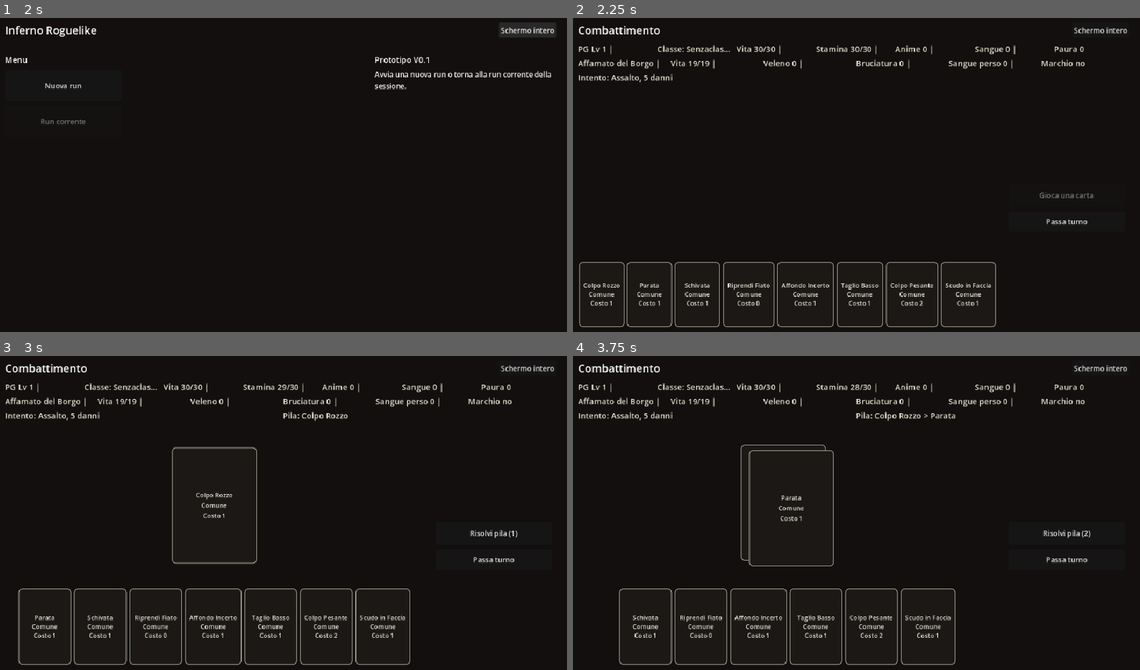
Above: before the commit, frames 1-4 (two rows, left to right).
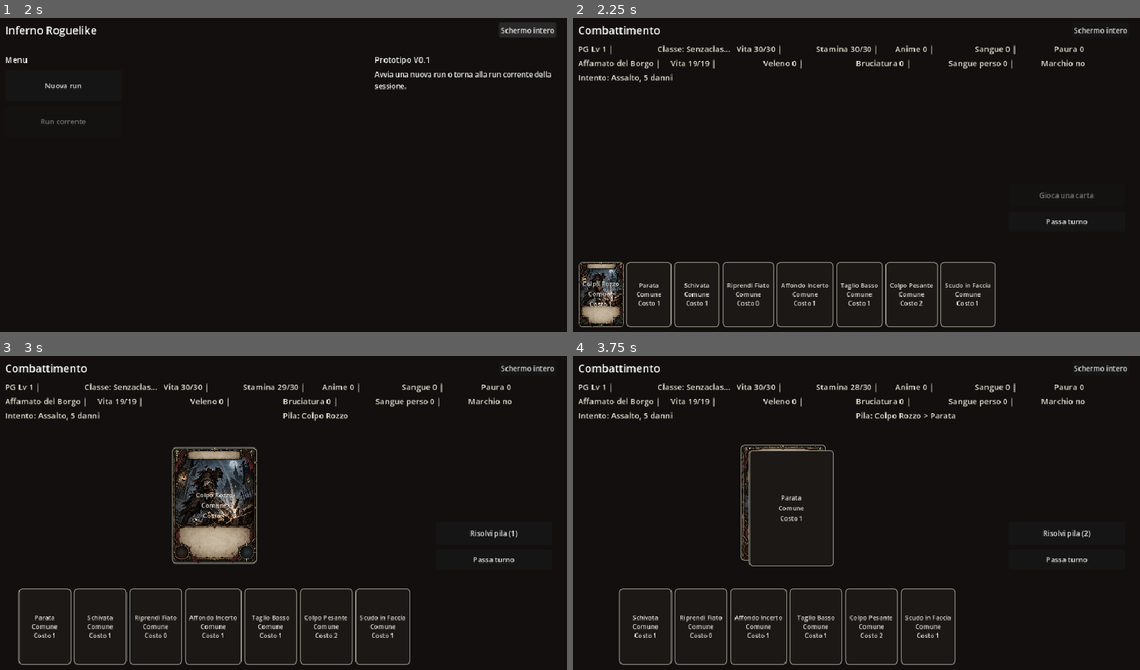
Above: after the commit, the same moments.

Repository: Chivas1504/Gioco
Game: Godot game, scene res://scenes/main.tscn
Same seed, same stepped clock (60 frames per second), same inputs: the game is played once before the commit and once after it.
Inputs:
- Up to frame 1 (2 s): click "Schermo intero" at 0.5 s; click "Finestra" at 1.25 s
- Up to frame 2 (2.25 s): click "Nuova run" at 2 s
- Up to frame 3 (3 s): click "Colpo Rozzo Comune Costo 1" at 2.75 s
- Up to frame 4 (3.75 s): click "Parata Comune Costo 1" at 3.5 s

Frame 1 is identical in both runs. In frame 2, 2.7% of the frame differs, in the area x 1-75%, y 77-99%; in frame 3, 3.1%, in the area x 30-46%, y 29-67%; in frame 4, 0.3%.

Commit message:
Collega asset Colpo Rozzo alle carte

Diff:
--- a/scripts/data/game_database.gd
+++ b/scripts/data/game_database.gd
@@ -77,6 +77,7 @@
 		"class_id": CardRules.CLASS_NEUTRAL,
 		"rarity": CardRules.RARITY_COMMON,
 		"cost": 1,
+		"art_path": "res://assets/cards/colpo_rozzo_test.png",
 		"effect_text": "Infliggi 3 danni.",
 		"effects": {"damage": 3, "damage_per_level": 1},
 	},
--- a/scripts/main.gd
+++ b/scripts/main.gd
@@ -553,10 +553,10 @@
 		button.size = hand_card_size
 		button.size_flags_horizontal = Control.SIZE_SHRINK_CENTER
 		button.pivot_offset = Vector2(hand_card_size.x / 2.0, hand_card_size.y)
-		button.text = _get_hand_card_display_text(card_id, cost)
 		button.tooltip_text = "Classe: %s" % _get_class_display_text(String(card.get("class_id", CardRules.CLASS_NEUTRAL)))
 		button.disabled = not combat_state.can_play_card(card_id)
 		_apply_card_button_style(button, card)
+		_add_card_button_content(button, card_id, _get_hand_card_display_text(card_id, cost), Color(0.92, 0.90, 0.86), 14)
 		button.mouse_entered.connect(_on_hand_card_mouse_entered.bind(card_id, button))
 		button.mouse_exited.connect(_on_hand_card_mouse_exited.bind(button))
 		button.pressed.connect(_on_card_pressed.bind(card_id))
@@ -601,6 +601,7 @@
 			var card = GameDatabase.get_card(card_id)
 			stack_card.tooltip_text = _get_card_display_text(card_id, "in pila", "Pronta")
 			_apply_card_panel_style(stack_card, card)
+			_add_card_art_layer(stack_card, card)
 			_add_stack_card_label(stack_card, _get_stack_player_card_display_text(card_id), Color(0.92, 0.90, 0.86))
 		stack_card.mouse_entered.connect(_on_stack_card_mouse_entered.bind(entry, stack_card))
 		stack_card.mouse_exited.connect(_on_stack_card_mouse_exited.bind(stack_card, index))
@@ -709,9 +710,9 @@
 		reward_button.size = Vector2(CARD_WIDTH, CARD_HEIGHT)
 		reward_button.size_flags_horizontal = Control.SIZE_SHRINK_CENTER
 		reward_button.size_flags_vertical = Control.SIZE_SHRINK_CENTER
-		reward_button.text = _get_card_display_text(card_id, "ricompensa", "Scegli")
 		reward_button.disabled = reward_card_claimed
 		_apply_card_button_style(reward_button, card)
+		_add_card_button_content(reward_button, card_id, _get_card_display_text(card_id, "ricompensa", "Scegli"), Color(0.92, 0.90, 0.86), 14)
 		reward_button.pressed.connect(_on_reward_card_pressed.bind(card_id))
 		reward_grid.add_child(reward_button)
 
@@ -813,7 +814,7 @@
 		card_button.size = Vector2(SHOP_CARD_WIDTH, SHOP_CARD_HEIGHT)
 		card_button.disabled = run_state.get_material("anime") < cost or run_state.collection.size() >= CardRules.COLLECTION_MAX
 		_apply_card_button_style(card_button, card)
-		_add_fixed_card_label(card_button, _get_card_display_text(card_id, "%d anime" % cost, "Compra"), Color(0.92, 0.90, 0.86), 12)
+		_add_card_button_content(card_button, card_id, _get_card_display_text(card_id, "%d anime" % cost, "Compra"), Color(0.92, 0.90, 0.86), 12)
 		card_button.pressed.connect(_on_shop_card_buy_pressed.bind(card_id))
 		grid.add_child(card_button)
 
@@ -1062,9 +1063,9 @@
 		var level_button = Button.new()
 		level_button.custom_minimum_size = Vector2(CARD_WIDTH, CARD_HEIGHT)
 		level_button.size_flags_horizontal = Control.SIZE_SHRINK_CENTER
-		level_button.text = _get_card_display_text(card_id, "a +%d" % (run_state.get_card_level(card_id) + 1), "Potenzia")
 		level_button.disabled = run_state.get_material("anime") < run_state.next_level_cost()
 		_apply_card_button_style(level_button, card)
+		_add_card_button_content(level_button, card_id, _get_card_display_text(card_id, "a +%d" % (run_state.get_card_level(card_id) + 1), "Potenzia"), Color(0.92, 0.90, 0.86), 14)
 		level_button.pressed.connect(_on_level_popup_card_pressed.bind(card_id))
 		grid.add_child(level_button)
 
@@ -1365,6 +1366,37 @@
 	_add_fixed_card_label(panel, text, color, 14)
 
 
+func _add_card_button_content(button: Button, card_id: String, text: String, color: Color, font_size: int) -> void:
+	var card: Dictionary = GameDatabase.get_card(card_id)
+	if _add_card_art_layer(button, card):
+		button.text = ""
+	else:
+		button.text = text
+		return
+	_add_fixed_card_label(button, text, color, font_size)
+
+
+func _add_card_art_layer(parent: Control, card: Dictionary) -> bool:
+	var art_path: String = String(card.get("art_path", ""))
+	if art_path.is_empty():
+		return false
+	var texture: Texture2D = load(art_path) as Texture2D
+	if texture == null:
+		return false
+	var art: TextureRect = TextureRect.new()
+	art.set_anchors_preset(Control.PRESET_FULL_RECT)
+	art.offset_left = 0
+	art.offset_top = 0
+	art.offset_right = 0
+	art.offset_bottom = 0
+	art.texture = texture
+	art.expand_mode = TextureRect.EXPAND_IGNORE_SIZE
+	art.stretch_mode = TextureRect.STRETCH_SCALE
+	art.mouse_filter = Control.MOUSE_FILTER_IGNORE
+	parent.add_child(art)
+	return true
+
+
 func _add_fixed_card_label(parent: Control, text: String, color: Color, font_size: int) -> void:
 	var label = Label.new()
 	label.set_anchors_preset(Control.PRESET_FULL_RECT)
@@ -1725,9 +1757,9 @@
 		var level_button = Button.new()
 		level_button.custom_minimum_size = Vector2(CARD_WIDTH, CARD_HEIGHT)
 		level_button.size_flags_horizontal = Control.SIZE_SHRINK_CENTER
-		level_button.text = _get_card_display_text(card_id, "a +%d" % (run_state.get_card_level(card_id) + 1), "Potenzia")
 		level_button.disabled = run_state.get_material("anime") < run_state.next_level_cost()
 		_apply_card_button_style(level_button, card)
+		_add_card_button_content(level_button, card_id, _get_card_display_text(card_id, "a +%d" % (run_state.get_card_level(card_id) + 1), "Potenzia"), Color(0.92, 0.90, 0.86), 14)
 		level_button.pressed.connect(_on_level_up_pressed.bind(card_id))
 		level_grid.add_child(level_button)
 
@@ -1886,9 +1918,9 @@
 		var card = GameDatabase.get_card(card_id)
 		var level_button = Button.new()
 		level_button.custom_minimum_size = Vector2(CARD_WIDTH, CARD_HEIGHT)
-		level_button.text = _get_card_display_text(card_id, "a +%d" % (run_state.get_card_level(card_id) + 1), "Potenzia")
 		level_button.disabled = run_state.get_material("anime") < run_state.next_level_cost()
 		_apply_card_button_style(level_button, card)
+		_add_card_button_content(level_button, card_id, _get_card_display_text(card_id, "a +%d" % (run_state.get_card_level(card_id) + 1), "Potenzia"), Color(0.92, 0.90, 0.86), 14)
 		level_button.pressed.connect(_on_level_up_pressed.bind(card_id))
 		safe_panel.add_child(level_button)
 
Not shown, added: assets/cards/colpo_rozzo_test.png.import
